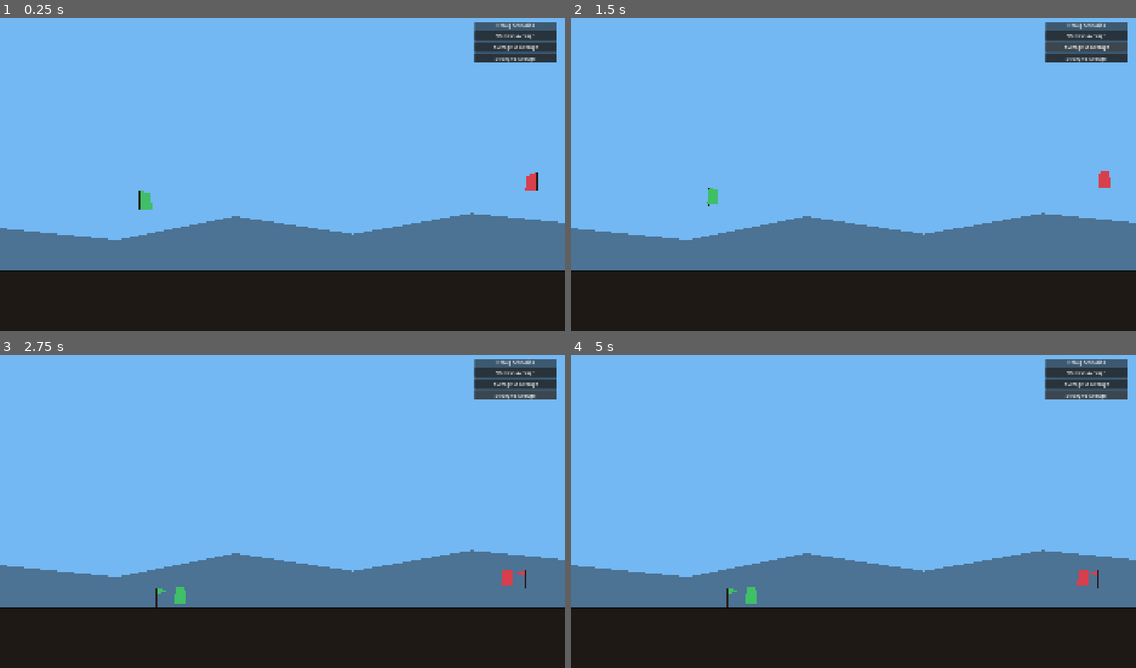
Above: before the commit, frames 1-4 (two rows, left to right).
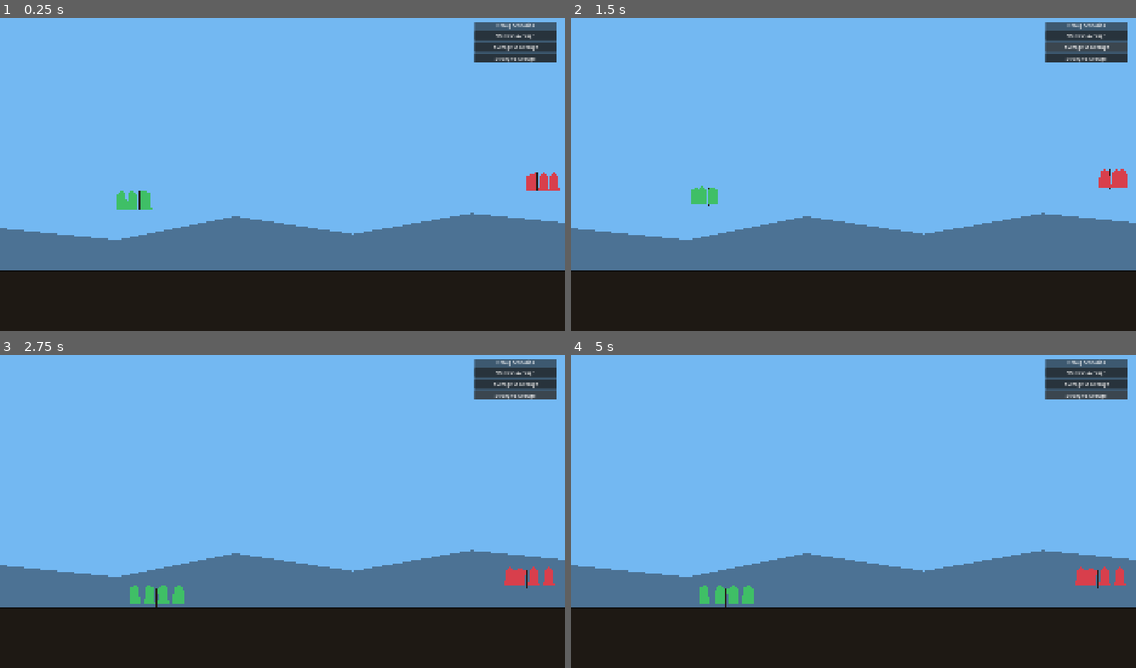
Above: after the commit, the same moments.

Repository: stonecauldron/mycelium-prototype
Game: Godot game, scene res://scenes/CombatStage.tscn
Two runs of this game, one before a commit and one after it. Both use one fixed random seed, a clock stepped at 60 frames per second and the inputs below.
Inputs:
- Up to frame 1 (0.25 s): no input
- Up to frame 2 (1.5 s): click "Weak vs Average" at 0.5 s; click "Average vs Average" at 1.25 s
- Up to frame 3 (2.75 s): click "Strong vs Average" at 2 s
- Up to frame 4 (5 s): click "Weak vs Average" at 2.75 s; click "Average vs Average" at 3.5 s; click "Strong vs Average" at 4.25 s

The runs differ from the first frame. In frame 1, 0.4% of the frame differs, in the area x 20-100%, y 49-62%; in frame 2, 0.3%; in frame 3, 0.6%, in the area x 23-99%, y 67-80%; in frame 4, 0.6%.

Commit message:
Add mid-range spear units with jump throws and mixed formations.
Spears throw at 45° toward the enemy midpoint, and melee homes now sit just past the forwardmost mid rank.

Co-authored-by: Cursor <cursoragent@cursor.com>

Diff:
--- /dev/null
+++ b/data/weapons/basic_spear.tres
@@ -0,0 +1,12 @@
+[gd_resource type="Resource" script_class="WeaponData" format=3 uid="uid://bm7kydjlcgjoi"]
+
+[ext_resource type="Script" uid="uid://cgbjfqhc5bewm" path="res://scripts/units/WeaponData.gd" id="1_weapon"]
+
+[resource]
+script = ExtResource("1_weapon")
+display_name = "Basic Spear"
+range_class = 1
+targeting_mode = 0
+base_damage = 5
+attack_range = 400.0
+knockback_force = 0.0
--- /dev/null
+++ b/scenes/combat/SpearProjectile.tscn
@@ -0,0 +1,20 @@
+[gd_scene load_steps=3 format=3 uid="uid://cspearproj001"]
+
+[ext_resource type="Script" path="res://scripts/combat/SpearProjectile.gd" id="1_spear"]
+
+[sub_resource type="RectangleShape2D" id="RectangleShape2D_spear"]
+size = Vector2(48, 8)
+
+[node name="SpearProjectile" type="Area2D"]
+collision_layer = 8
+collision_mask = 5
+monitoring = true
+monitorable = false
+script = ExtResource("1_spear")
+
+[node name="CollisionShape2D" type="CollisionShape2D" parent="."]
+shape = SubResource("RectangleShape2D_spear")
+
+[node name="Visual" type="Polygon2D" parent="."]
+color = Color(0.55, 0.38, 0.22, 1)
+polygon = PackedVector2Array(-24, -3, 16, -3, 24, 0, 16, 3, -24, 3, -20, 0)
--- /dev/null
+++ b/scenes/units/SpearUnit.tscn
@@ -0,0 +1,49 @@
+[gd_scene format=3 uid="uid://cspearunit001"]
+
+[ext_resource type="Script" uid="uid://drm1bg6fdninn" path="res://scripts/units/Unit.gd" id="1_unit"]
+[ext_resource type="Resource" uid="uid://bspearweapon001" path="res://data/weapons/basic_spear.tres" id="2_weapon"]
+[ext_resource type="Script" uid="uid://dk024gkwu740b" path="res://scripts/components/HurtboxComponent.gd" id="3_hurtbox"]
+[ext_resource type="Script" uid="uid://cns4xbglj3l7t" path="res://scripts/components/HitboxComponent.gd" id="4_hitbox"]
+
+[sub_resource type="RectangleShape2D" id="RectangleShape2D_unit"]
+size = Vector2(40, 64)
+
+[sub_resource type="RectangleShape2D" id="RectangleShape2D_hurtbox"]
+size = Vector2(36, 60)
+
+[sub_resource type="RectangleShape2D" id="RectangleShape2D_hitbox"]
+size = Vector2(40, 20)
+
+[node name="SpearUnit" type="CharacterBody2D"]
+collision_layer = 2
+script = ExtResource("1_unit")
+weapon = ExtResource("2_weapon")
+
+[node name="CollisionShape2D" type="CollisionShape2D" parent="."]
+position = Vector2(0, -32)
+shape = SubResource("RectangleShape2D_unit")
+
+[node name="Hurtbox" type="Area2D" parent="."]
+collision_layer = 4
+collision_mask = 0
+script = ExtResource("3_hurtbox")
+
+[node name="CollisionShape2D" type="CollisionShape2D" parent="Hurtbox"]
+position = Vector2(0, -32)
+shape = SubResource("RectangleShape2D_hurtbox")
+
+[node name="Visual" type="Node2D" parent="."]
+
+[node name="Body" type="Polygon2D" parent="Visual"]
+color = Color(0.4, 0.7, 0.5, 1)
+polygon = PackedVector2Array(-18, 0, 18, 0, 14, -52, 0, -64, -14, -52)
+
+[node name="Hitbox" type="Area2D" parent="Visual"]
+position = Vector2(0, -32)
+collision_layer = 8
+collision_mask = 4
+monitoring = false
+script = ExtResource("4_hitbox")
+
+[node name="CollisionShape2D" type="CollisionShape2D" parent="Visual/Hitbox"]
+shape = SubResource("RectangleShape2D_hitbox")
--- a/scripts/combat/Army.gd
+++ b/scripts/combat/Army.gd
@@ -30,9 +30,29 @@
 
 
 func refresh_squad_indices() -> void:
-	var units := get_living_units()
-	for i in units.size():
-		units[i].squad_index = i
+	var by_class: Dictionary = {}
+	for unit in get_living_units():
+		var range_class: WeaponData.WeaponRange = (
+			unit.weapon.range_class if unit.weapon != null else WeaponData.WeaponRange.MELEE
+		)
+		if not by_class.has(range_class):
+			by_class[range_class] = []
+		by_class[range_class].append(unit)
+
+	for range_class in by_class:
+		var units: Array = by_class[range_class]
+		for i in units.size():
+			units[i].squad_index = i
+
+
+func get_living_units_midpoint() -> Vector2:
+	var living := get_living_units()
+	if living.is_empty():
+		return flag_bearer.global_position
+	var sum := Vector2.ZERO
+	for unit in living:
+		sum += unit.global_position
+	return sum / float(living.size())
 
 
 func get_opponent() -> Army:
--- a/scripts/combat/CombatStage.gd
+++ b/scripts/combat/CombatStage.gd
@@ -1,8 +1,10 @@
 extends Node2D
 
 const FLOOR_SURFACE_Y := 880.0
-const UNIT_COUNT := 4
+const MELEE_COUNT := 4
+const SPEAR_COUNT := 4
 const _MELEE_UNIT_SCENE := preload("res://scenes/units/MeleeUnit.tscn")
+const _SPEAR_UNIT_SCENE := preload("res://scenes/units/SpearUnit.tscn")
 const _DEBUG_PANEL_SCENE := preload("res://scenes/debug/DebugScenarioPanel.tscn")
 
 @onready var player_army: Army = $World/PlayerArmy
@@ -44,15 +46,28 @@
 
 	army.reset_for_scenario(spawn_global)
 
-	for i in UNIT_COUNT:
-		var unit: Unit = _MELEE_UNIT_SCENE.instantiate()
-		unit.roll_random_stats = false
-		unit.stats = UnitStats.create_for_tier(tier)
-		unit.body_color = body_color
-		unit.squad_index = i
-		units_root.add_child(unit)
+	for i in MELEE_COUNT:
+		_spawn_unit(_MELEE_UNIT_SCENE, units_root, tier, body_color, i)
+
+	for i in SPEAR_COUNT:
+		_spawn_unit(_SPEAR_UNIT_SCENE, units_root, tier, body_color, i)
 
 	army.refresh_squad_indices()
+
+
+func _spawn_unit(
+	scene: PackedScene,
+	units_root: Node2D,
+	tier: UnitStats.PowerTier,
+	body_color: Color,
+	squad_index: int
+) -> void:
+	var unit: Unit = scene.instantiate()
+	unit.roll_random_stats = false
+	unit.stats = UnitStats.create_for_tier(tier)
+	unit.body_color = body_color
+	unit.squad_index = squad_index
+	units_root.add_child(unit)
 
 
 func _refresh_unit_process_order() -> void:
@@ -71,5 +86,5 @@
 func _clear_world_vfx() -> void:
 	var world := $World
 	for child in world.get_children():
-		if child is DamageNumber:
+		if child is DamageNumber or child is SpearProjectile:
 			child.queue_free()
--- /dev/null
+++ b/scripts/combat/SpearProjectile.gd
@@ -0,0 +1,126 @@
+class_name SpearProjectile
+extends Area2D
+
+const MAX_LIFETIME := 2.5
+const FLOOR_Y := 880.0
+const LAUNCH_ANGLE := PI / 4.0
+const FALLBACK_SPEED := 600.0
+
+var damage: int = 0
+var knockback_force: float = 0.0
+var owner_unit: Unit
+var _velocity: Vector2 = Vector2.ZERO
+var _lifetime: float = 0.0
+var _spent: bool = false
+
+
+func launch(
+	from_global: Vector2,
+	aim_global: Vector2,
+	attack_damage: int,
+	attack_knockback: float,
+	thrower: Unit
+) -> void:
+	global_position = from_global
+	damage = attack_damage
+	knockback_force = attack_knockback
+	owner_unit = thrower
+	_velocity = _angle_launch_velocity(from_global, aim_global)
+	_face_velocity()
+	monitoring = true
+	monitorable = false
+
+
+func _ready() -> void:
+	area_entered.connect(_on_area_entered)
+	body_entered.connect(_on_body_entered)
+
+
+func _physics_process(delta: float) -> void:
+	if _spent:
+		return
+
+	_lifetime += delta
+	if _lifetime >= MAX_LIFETIME or global_position.y >= FLOOR_Y:
+		_expire()
+		return
+
+	_velocity += _gravity_vector() * delta
+	global_position += _velocity * delta
+	_face_velocity()
+
+
+func _gravity_vector() -> Vector2:
+	var gravity_strength := float(ProjectSettings.get_setting("physics/2d/default_gravity", 980.0))
+	return Vector2(0.0, gravity_strength)
+
+
+func _angle_launch_velocity(from_global: Vector2, aim_global: Vector2) -> Vector2:
+	var displacement := aim_global - from_global
+	var direction_x := signf(displacement.x)
+	if direction_x == 0.0:
+		direction_x = 1.0 if owner_unit == null or not owner_unit._army.is_enemy else -1.0
+
+	var gravity := _gravity_vector().y
+	var dx := absf(displacement.x)
+	var dy := displacement.y
+	# At 45°: v² = g * dx² / (dy + dx). Godot Y+ is down.
+	var denominator := dy + dx
+	var speed := FALLBACK_SPEED
+	if denominator > 1.0:
+		speed = sqrt(gravity * dx * dx / denominator)
+
+	var angle := -LAUNCH_ANGLE if direction_x > 0.0 else -PI + LAUNCH_ANGLE
+	return Vector2(cos(angle), sin(angle)) * speed
+
+
+func _face_velocity() -> void:
+	if _velocity.length_squared() < 1.0:
+		return
+	rotation = _velocity.angle()
+
+
+func _on_area_entered(area: Area2D) -> void:
+	if _spent:
+		return
+	var hurtbox := area as HurtboxComponent
+	if hurtbox == null:
+		return
+	var target := hurtbox.get_combatant()
+	if not _is_valid_target(target):
+		return
+	_spent = true
+	var from_pos := owner_unit.global_position if owner_unit != null else global_position
+	hurtbox.receive_hit(damage, from_pos, knockback_force)
+	queue_free()
+
+
+func _on_body_entered(_body: Node2D) -> void:
+	if _spent:
+		return
+	_expire()
+
+
+func _is_valid_target(target: Node) -> bool:
+	if target == null or target == owner_unit:
+		return false
+	if owner_unit == null or owner_unit._army == null:
+		return false
+	var owner_army: Army = owner_unit._army
+	var target_army := _get_army(target)
+	if target_army == null:
+		return false
+	return owner_army.is_enemy != target_army.is_enemy
+
+
+func _get_army(target: Node) -> Army:
+	if target is Unit:
+		return (target as Unit)._army
+	if target is FlagBearer:
+		return (target as FlagBearer).get_parent() as Army
+	return null
+
+
+func _expire() -> void:
+	_spent = true
+	queue_free()
--- a/scripts/units/Unit.gd
+++ b/scripts/units/Unit.gd
@@ -13,11 +13,19 @@
 const LUNGE_DISTANCE := 48.0
 const LUNGE_OUT_TIME := 0.08
 const LUNGE_BACK_TIME := 0.12
+const THROW_JUMP_VELOCITY := -520.0
+const THROW_RELEASE_DELAY := 0.22
+const THROW_RECOVERY_TIME := 0.28
+const THROW_MAX_DURATION := 1.4
+const THROW_AIM_JITTER_X := 40.0
+const THROW_AIM_JITTER_Y := 20.0
+const THROW_ORIGIN_HEIGHT := -48.0
 const KNOCKBACK_UP_RATIO := 0.5
 const HURT_FLASH_COLOR := Color(1.0, 0.35, 0.35, 1.0)
 const HURT_FLASH_TIME := 0.12
 
 const _DAMAGE_NUMBER_SCENE := preload("res://scenes/vfx/DamageNumber.tscn")
+const _SPEAR_PROJECTILE_SCENE := preload("res://scenes/combat/SpearProjectile.tscn")
 
 const COLLISION_WORLD := 1
 const COLLISION_PLAYER_UNITS := 2
@@ -38,6 +46,10 @@
 var _hurt_tween: Tween
 var _in_knockback: bool = false
 var _knockback_left_ground: bool = false
+var _throw_released: bool = false
+var _throw_landed: bool = false
+var _throw_left_ground: bool = false
+var _throw_timer: float = 0.0
 
 @onready var _visual: Node2D = $Visual
 @onready var _body: Polygon2D = $Visual/Body
@@ -85,17 +97,6 @@
 	_hitbox.owner_unit = self
 	_setup_collision()
 	_apply_body_color()
-	call_deferred("_sync_squad_index")
-
-
-func _sync_squad_index() -> void:
-	if _army == null:
-		return
-	var units: Array[Unit] = _army.get_units()
-	for i in units.size():
-		if units[i] == self:
-			squad_index = i
-			break
 
 
 func _apply_body_color() -> void:
@@ -130,6 +131,8 @@
 
 	if _combat_phase == CombatPhase.ATTACKING:
 		velocity.x = 0.0
+		if weapon.range_class == WeaponData.WeaponRange.MID:
+			_process_throw_attack(delta)
 		move_and_slide()
 		return
 
@@ -202,6 +205,10 @@
 		return
 
 	_combat_phase = CombatPhase.ATTACKING
+	if weapon.range_class == WeaponData.WeaponRange.MID:
+		_start_throw_attack()
+		return
+
 	_hitbox.enable_for_attack(
 		_get_attack_damage(),
 		weapon.knockback_force,
@@ -220,9 +227,67 @@
 	tween.tween_callback(_finish_attack)
 
 
+func _start_throw_attack() -> void:
+	_throw_released = false
+	_throw_landed = false
+	_throw_left_ground = false
+	_throw_timer = 0.0
+	velocity.y = THROW_JUMP_VELOCITY
+
+
+func _process_throw_attack(delta: float) -> void:
+	_throw_timer += delta
+	if not _throw_released and _throw_timer >= THROW_RELEASE_DELAY:
+		_throw_released = true
+		_spawn_spear_projectile()
+
+	if not is_on_floor():
+		_throw_left_ground = true
+	elif _throw_released and _throw_left_ground and not _throw_landed:
+		_throw_landed = true
+		_throw_timer = 0.0
+
+	if _throw_landed and _throw_timer >= THROW_RECOVERY_TIME:
+		_finish_attack()
+		return
+
+	if _throw_released and _throw_timer >= THROW_MAX_DURATION:
+		_finish_attack()
+
+
+func _spawn_spear_projectile() -> void:
+	var world := _get_world_node()
+	if world == null:
+		return
+
+	var opponent := _army.get_opponent()
+	if opponent == null:
+		return
+
+	var aim := opponent.get_living_units_midpoint()
+	aim += Vector2(
+		randf_range(-THROW_AIM_JITTER_X, THROW_AIM_JITTER_X),
+		randf_range(-THROW_AIM_JITTER_Y, THROW_AIM_JITTER_Y)
+	)
+
+	var spear: SpearProjectile = _SPEAR_PROJECTILE_SCENE.instantiate()
+	world.add_child(spear)
+	spear.launch(
+		global_position + Vector2(0.0, THROW_ORIGIN_HEIGHT),
+		aim,
+		_get_attack_damage(),
+		weapon.knockback_force,
+		self
+	)
+
+
 func _finish_attack() -> void:
 	_hitbox.disable()
 	_visual.position = Vector2.ZERO
+	_throw_released = false
+	_throw_landed = false
+	_throw_left_ground = false
+	_throw_timer = 0.0
 	_attack_timer = BASE_ATTACK_INTERVAL / stats.get_speed_multiplier()
 	_combat_phase = CombatPhase.RETURNING
 
@@ -232,6 +297,10 @@
 		return
 	_hitbox.disable()
 	_visual.position = Vector2.ZERO
+	_throw_released = false
+	_throw_landed = false
+	_throw_left_ground = false
+	_throw_timer = 0.0
 	_combat_phase = CombatPhase.RETURNING
 
 
@@ -319,14 +388,18 @@
 	_hurt_tween.tween_property(_body, "color", body_color, HURT_FLASH_TIME)
 
 
-func _spawn_damage_number(amount: int) -> void:
+func _get_world_node() -> Node:
 	var tree := get_tree()
 	if tree == null:
-		return
+		return null
 	var scene := tree.current_scene
 	if scene == null:
-		return
-	var world := scene.get_node_or_null("World")
+		return null
+	return scene.get_node_or_null("World")
+
+
+func _spawn_damage_number(amount: int) -> void:
+	var world := _get_world_node()
 	if world == null:
 		return
 
--- a/scripts/units/WeaponData.gd
+++ b/scripts/units/WeaponData.gd
@@ -5,8 +5,8 @@
 enum TargetingMode { SINGLE, AOE }
 
 const SQUAD_OFFSET := {
-	WeaponRange.MELEE: 80.0,
-	WeaponRange.MID: 0.0,
+	WeaponRange.MELEE: 48.0,
+	WeaponRange.MID: 52.0,
 	WeaponRange.RANGED: -60.0,
 }
 
@@ -20,6 +20,12 @@
 
 func get_squad_offset(squad_index: int) -> float:
 	var base: float = SQUAD_OFFSET.get(range_class, 0.0)
+	if range_class == WeaponRange.MID:
+		return base * (float(squad_index) - 1.5)
+	if range_class == WeaponRange.MELEE:
+		# Start just past the forwardmost mid home (4 mids centered: ±1.5 steps).
+		var mid_forward_extent: float = SQUAD_OFFSET[WeaponRange.MID] * 1.5
+		return mid_forward_extent + base * float(squad_index + 1)
 	if base == 0.0:
 		return 0.0
 	return base * float(squad_index + 1)
Not shown, added: scripts/combat/SpearProjectile.gd.uid
